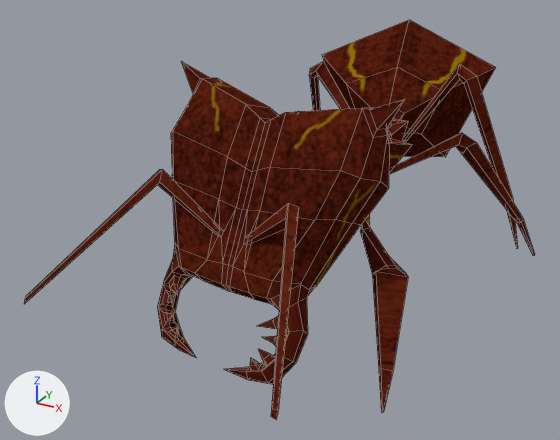
A saved change to the Blender file Modelling/Ant/Ant.blend.
Camera for both pictures: a 50 mm camera at (3.89, -9.73, 5.09) aimed at (-0.77, -1.25, 0.85). Every picture has the same lights, and +X, +Y and +Z are marked at lower left. Both versions are drawn at frame 1 of the action 'ArmatureAction'; the numbers are the values there. Mesh edges are drawn as thin lines.

Names of what the first picture shows: 'Ant'.
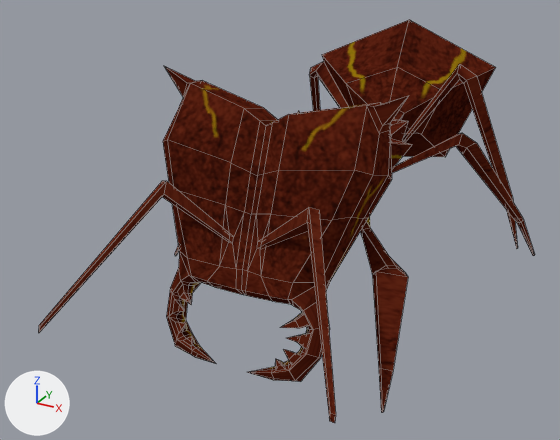
What differs and where, as boxes [x1, y1, x2, y2] in the pictures (560 x 440 px; the box of a moved part takes in the faces that stretch with it):
```json
{"object": "Ant", "change": "reshaped", "before": [24, 20, 535, 420], "after": [38, 20, 535, 423]}
{"part": 1, "of": "me_cube_001", "change": "moved or reshaped", "before": [24, 61, 405, 420], "after": [38, 64, 409, 423]}
```

Scene script edits in JSON lines:
```json
{"block": "me_cube_001", "where": "# used by ob_ant; location = (0.0, 0.0, 0.0); rotation_euler = (-0.391, 0.0, 0.0), in degrees (-22, 0, 0)"}
{"op": "remove", "block": "me_cube_001", "code": "me_cube_001.from_pydata(...)  # 632 vertices, 696 faces; spans x -2.54..2.21, y -4.87..2.83, z -1.35..3.64"}
{"op": "add", "block": "me_cube_001", "code": "me_cube_001.from_pydata(...)  # 632 vertices, 696 faces; spans x -2.54..2.21, y -4.59..2.83, z -1.36..3.64"}
{"block": "me_cube_001", "change": "me_cube_001 part 1: 322 of 632 vertices moved; they spanned x -2.22..1.31, y -4.87..1.46, z -1.35..2.58 and now span x -1.86..1.59, y -4.59..1.48, z -1.36..2.6; mean shift (0.1, 0.11, -0.02); largest move (1.21, -4.84, -1.16) -> (1.59, -4.4, -1.16)"}
```
